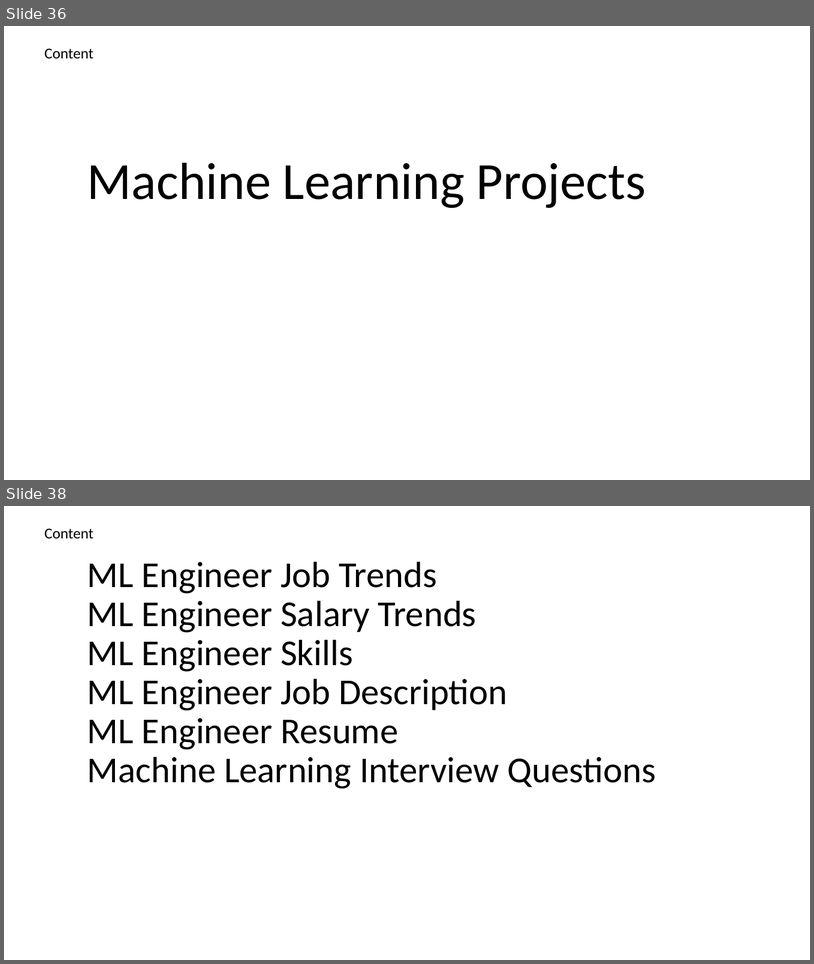
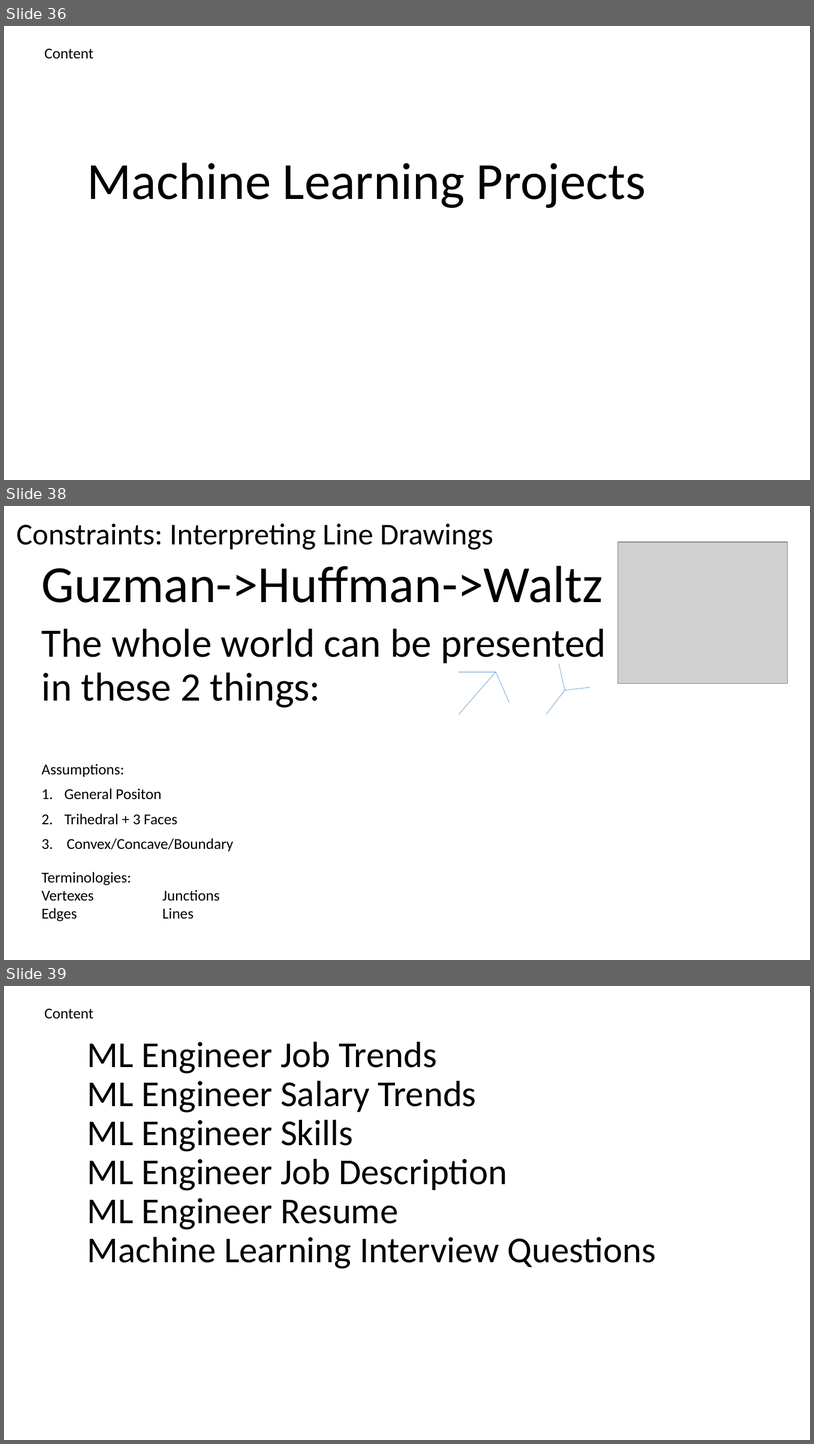
Before and after one commit to renshan2/accesspy, a slide deck: AI-ML-DL/Machine Learning.pptx. Shown one above the other, each under a label of ours: slides 36 and 38 before the commit, slides 36, 38 and 39 after it; the slides between them are not shown. The pictures are 814x964 and 814x1444 pixels, drawn with LibreOffice and Linux fonts; fonts in the diff are those of the drawing; grey boxes stand for pictures. Boxes give left, top, right and bottom in pixels: in the first picture for what was removed or moved away, otherwise in the second. Text is boxed around its words. In the diff, an @@ line names an element or a change of style, - is before the commit and + after.

```diff
--- a/AI-ML-DL/Machine Learning.pptx
+++ b/AI-ML-DL/Machine Learning.pptx
@@ slide 38 added at (4,506,810,960), background #FFFFFF @@
@@ text added at (17,523,494,550), 36 pt, text #000000 @@
+Constraints: Interpreting Line Drawings
@@ picture added at (618,542,788,684) @@
@@ subtitle added at (42,565,606,708), 48 pt, text #000000 @@
+Guzman->Huffman->Waltz
+The whole world can be presented in these 2 things:
@@ group added at (459,664,591,714): 6 lines @@
@@ text added at (42,763,234,851), 18 pt, text #000000 @@
+Assumptions:
+1. General Positon
+2. Trihedral + 3 Faces
+3. Convex/Concave/Boundary
@@ text added at (42,871,219,918), 18 pt, text #000000 @@
+Terminologies:
+Vertexes Junctions
+Edges Lines
@@ what was slide 38 is now slide 39 @@
```
Also in this commit, not shown: 1 slide changed.
